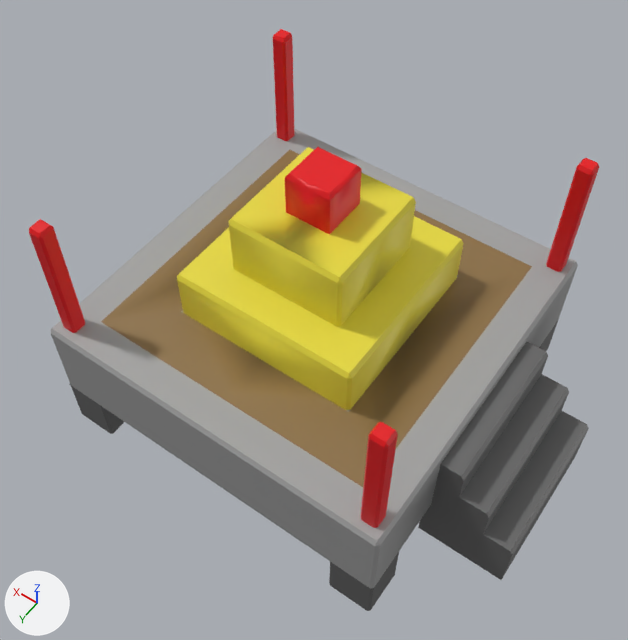
An edit to the FBX model Assets/Prefabs/CreatedAssets/TowerBases/Shrine.fbx, drawn before and after from the same camera.
One viewpoint serves both versions: a camera (50 mm lens) standing at (-2.14, 3.08, 5.51) and looking at (-0.11, 0.24, 1.04). Every picture has the same lights, and +X, +Y and +Z are marked at lower left. Where no turn or scale is listed for an object, it has been applied to the vertices. Vertices at the same position are counted once.
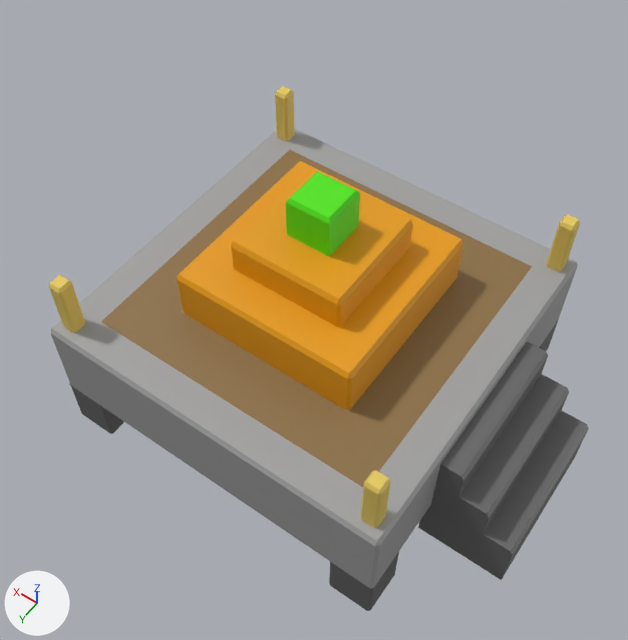
Changed parts and their boxes [x1, y1, x2, y2] in the pictures (628 x 640 px; the box of a moved part takes in the faces that stretch with it):
'Cube', recoloured, reshaped (yellow to orange, 10% shorter)
    before: [29, 29, 599, 611]
    after: [49, 86, 589, 611]
part 1 of me_cube, moved or reshaped
    before: [229, 147, 577, 587]
    after: [231, 170, 577, 587]
part 2 of me_cube, recoloured (yellow to orange)
    both: [177, 216, 463, 410]
part 3 of me_cube, recoloured (red to yellow)
    before: [29, 29, 599, 528]
    after: [49, 86, 580, 528]

Edits to the bpy script that builds the scene:
```text
Change mat_material_004:
    mat_material_004.base_color: (0.8, 0.0, 0.00378) -> (0.0803, 0.8, 0.0)  # red #e7000c -> green #50e700
Change me_cube:
    used by ob_cube; location = (0.0, 0.0, 0.0)
    remove me_cube.from_pydata(...)  # 372 vertices, 361 faces; spans x -1.87..1.24, y -1.23..1.3, z 0.01..2.15
    add me_cube.from_pydata(...)  # 348 vertices, 348 faces; spans x -1.87..1.24, y -1.23..1.3, z 0.01..1.96
    me_cube part 1
    33 vertices are removed from x -1.67..1.24, y -1.07..1.14, z 0.01..2.15
    65 faces are deleted
    48 vertices in x -1.23..1.18, y -1.16..1.23, z 1.93..1.96 move by (0.0, 0.0, -0.48)
    36 vertices in x -0.43..0.38, y -0.37..0.44, z 1.81..2.15 move by (0.0, 0.0, -0.19)
    9 vertices are added at x -0.41..0.36, y -0.35..0.42, z 1.66..1.96
    40 new faces join them, mat_material_005 (picture img_towerbasemat_png)
    12 new faces join them, mat_material_004 (green #50e700)
    me_cube part 2: 52 faces spanning x -0.69..0.64, y -0.63..0.7, z 1.05..1.66 switch from mat_material_003 (yellow #e7da3c) to mat_material_005 (picture img_towerbasemat_png)
    me_cube part 3: 104 faces spanning x -1.23..1.18, y -1.16..1.23, z 1.02..1.48 switch from mat_material_004 (red #e7000c) to mat_material_003 (yellow #e7cb60)
```
